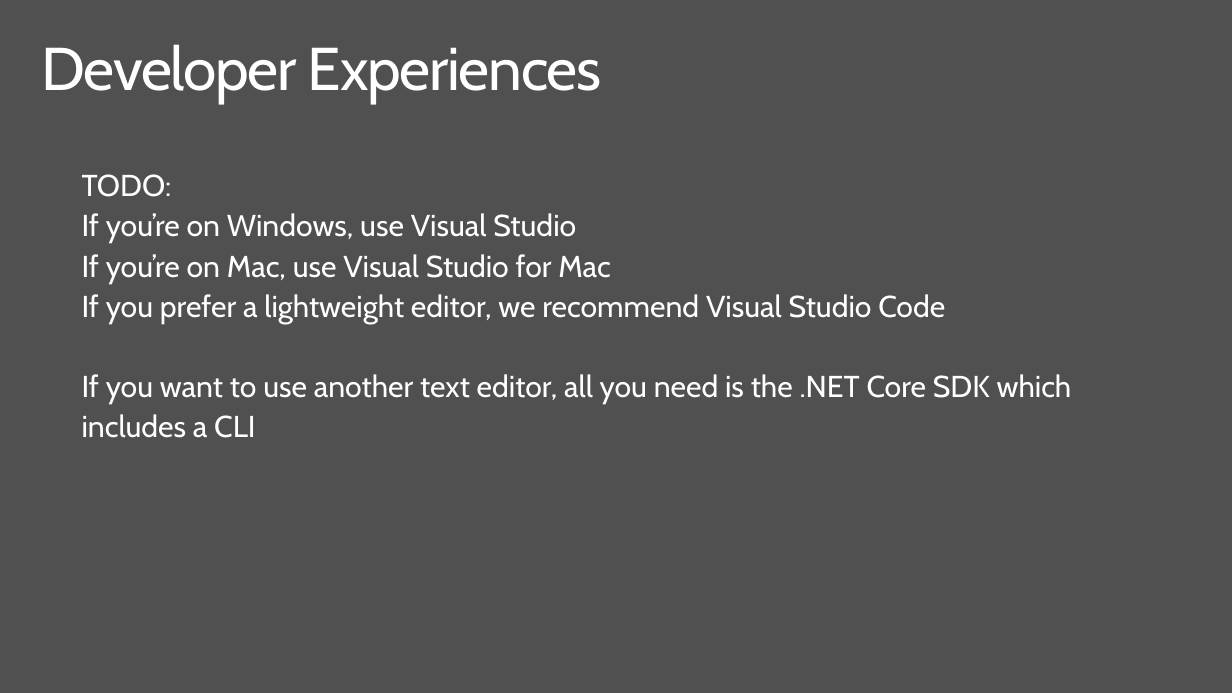
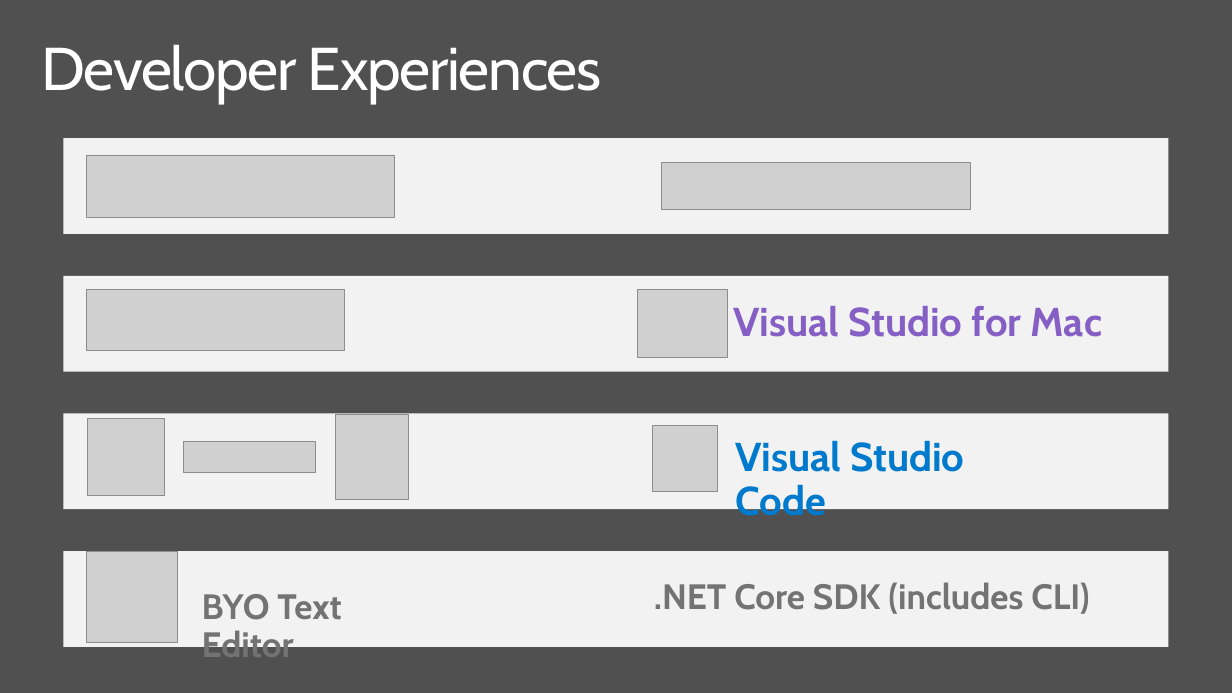
Before and after one commit to dotnet-presentations/dotnetcore-workshop, a slide deck: slide 16 of 1-Overview-Tools-Acquisition/netcore-workshop-overview-tools.pptx (slide 15 before the commit). Drawn at 1232x693 pixels with LibreOffice and Linux fonts; fonts in the diff are those of the drawing; grey boxes stand for pictures; background and template pictures are left out. Boxes give left, top, right and bottom in pixels: in the first picture for what was removed or moved away, otherwise in the second. Text is boxed around its words. In the diff, an @@ line names an element or a change of style, - is before the commit and + after.

Commit message:
Updated developer experiences section

```diff
--- a/1-Overview-Tools-Acquisition/netcore-workshop-overview-tools.pptx
+++ b/1-Overview-Tools-Acquisition/netcore-workshop-overview-tools.pptx
@@ text removed at (82, 174, 1072, 438) @@
-TODO:
-If you’re on Windows, use Visual Studio
-If you’re on Mac, use Visual Studio for Mac
-If you prefer a lightweight editor, we recommend Visual Studio Code
-If you want to use another text editor, all you need is the .NET Core SDK which
-includes a CLI
@@ group added at (63, 138, 1169, 647): 9 pictures, 4 rectangles, 4 texts @@
+Visual Studio for Mac
+Visual Studio Code
+BYO Text Editor
+.NET Core SDK (includes CLI)
```
Also in this commit, not shown: 2 other slides changed, 1 slide added.
